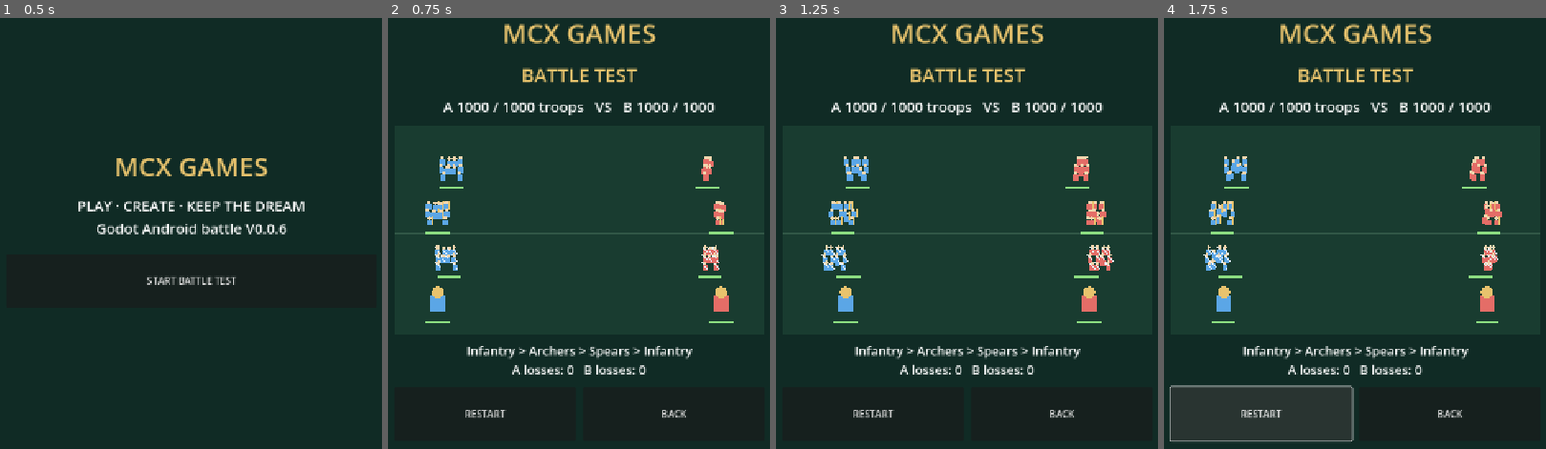
Above: before the commit, frames 1-4 (left to right).
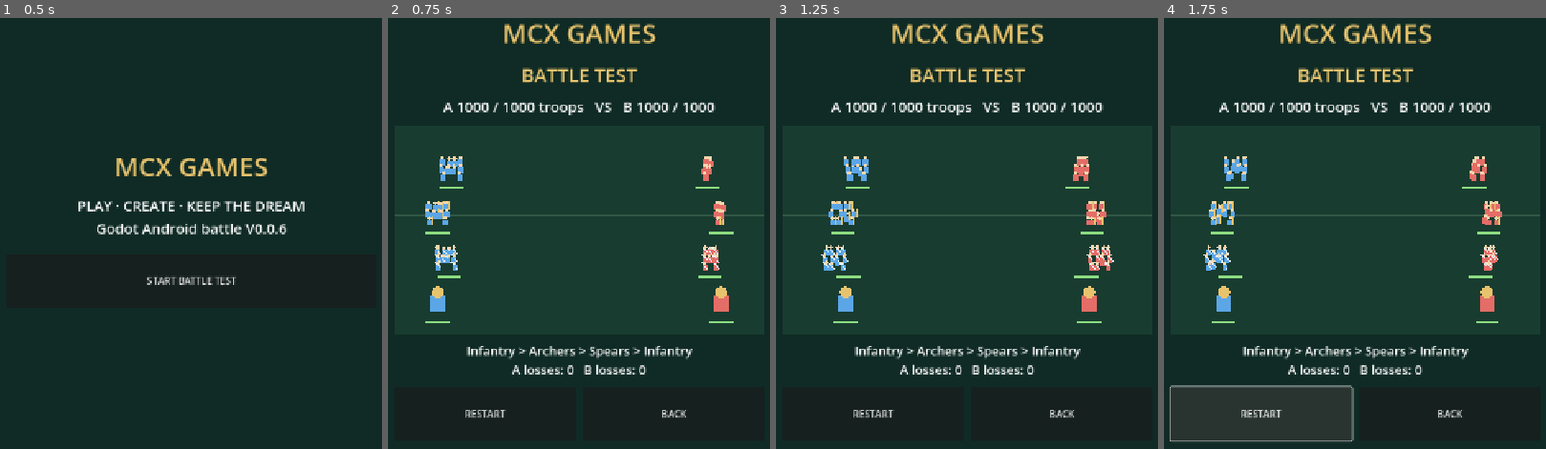
Above: after the commit, the same moments.

Repository: snowfire0918-ui/mcx-godot-test
Game: Godot game, scene res://scenes/main.tscn
Same seed, same stepped clock (60 frames per second), same inputs: the game is played once before the commit and once after it.
Inputs:
- Up to frame 1 (0.5 s): no input
- Up to frame 2 (0.75 s): click "START BATTLE TEST" at 0.5 s
- Up to frame 3 (1.25 s): no input
- Up to frame 4 (1.75 s): click "RESTART" at 1.25 s

Frame 1 is identical in both runs. In frame 2, 0.8% of the frame differs, in the area x 1-99%, y 45-51%; in frame 3, 0.8%; in frame 4, 0.8%.

Commit message:
Align battlefield lanes with independently moving formations

Diff:
--- a/scripts/main.gd
+++ b/scripts/main.gd
@@ -239,7 +239,7 @@
     var scale_x: float = w / FIELD_W
     field.draw_rect(Rect2(Vector2.ZERO, Vector2(w, h)), Color("#193c30"))
     for lane in range(4):
-        var y: float = 65.0 + float(lane) * 58.0
+        var y: float = 75.0 + float(lane) * 75.0
         field.draw_line(Vector2(0, y), Vector2(w, y), Color("#315746"), 1.0)
     # Independent visual actors (simulation remains group-based for this prototype).
     for s in soldiers_visual:
@@ -249,7 +249,6 @@
         var starting: int = int(u["starting_soldiers"])
         var current: int = int(u["soldiers"])
         var allowed: int = mini(MAX_VISIBLE_PER_GROUP, int(ceil(float(current) * MAX_VISIBLE_PER_GROUP / float(starting))))
-        var local_index: int = int(s["group"]) * MAX_VISIBLE_PER_GROUP
         # Soldiers are appended only for non-general groups: use stable per-group index.
         var group_slot: int = int(soldiers_visual.find(s))
         var same_group_index: int = 0
